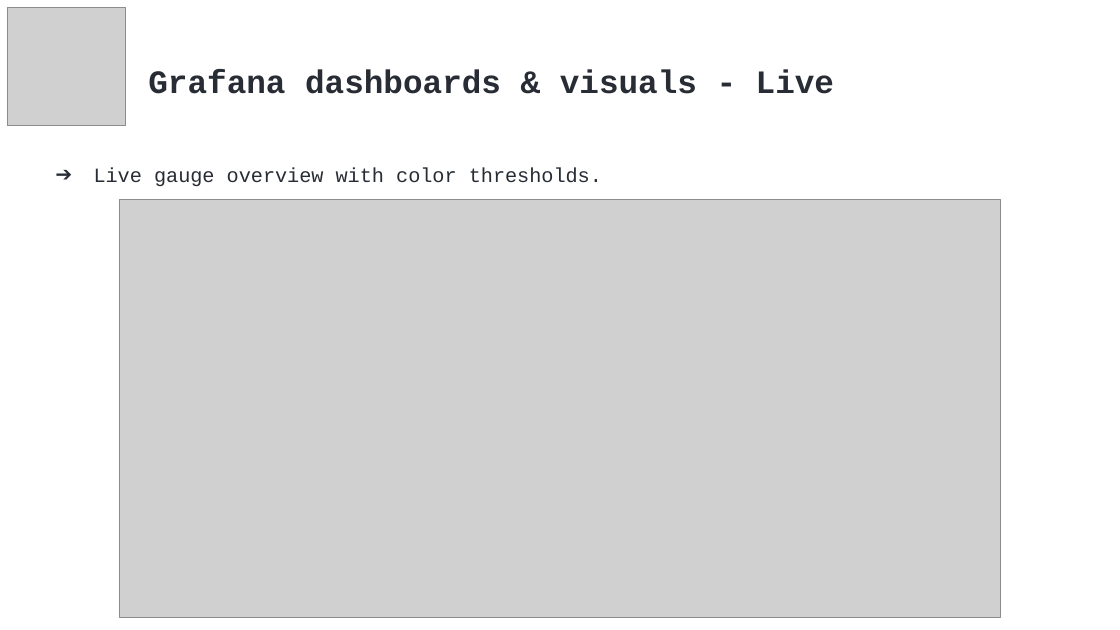
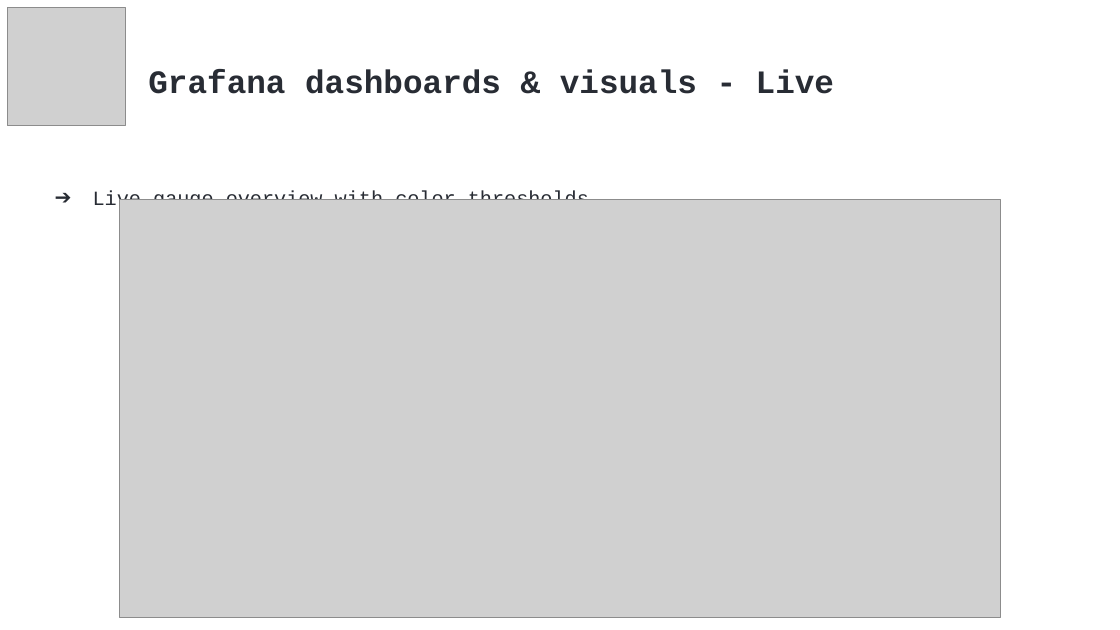
Before and after one commit to tasoszamp/thesis, a slide deck: slide 21 of article/Presentantion.pptx (slide 20 before the commit). Drawn at 1120x630 pixels with LibreOffice and Linux fonts; fonts in the diff are those of the drawing; grey boxes stand for pictures. Boxes give left, top, right and bottom in pixels: in the first picture for what was removed or moved away, otherwise in the second. Text is boxed around its words. In the diff, an @@ line names an element or a change of style, - is before the commit and + after.

```diff
--- a/article/Presentantion.pptx
+++ b/article/Presentantion.pptx
@@ text "Live gauge overview with color ...": place and size @@
-text "Live gauge overview with color ..." at <box>94,168,602,186</box>
+text "Live gauge overview with color ..." at <box>93,191,601,212</box>
```
Also in this commit, not shown: 9 other slides changed, 1 slide added.
